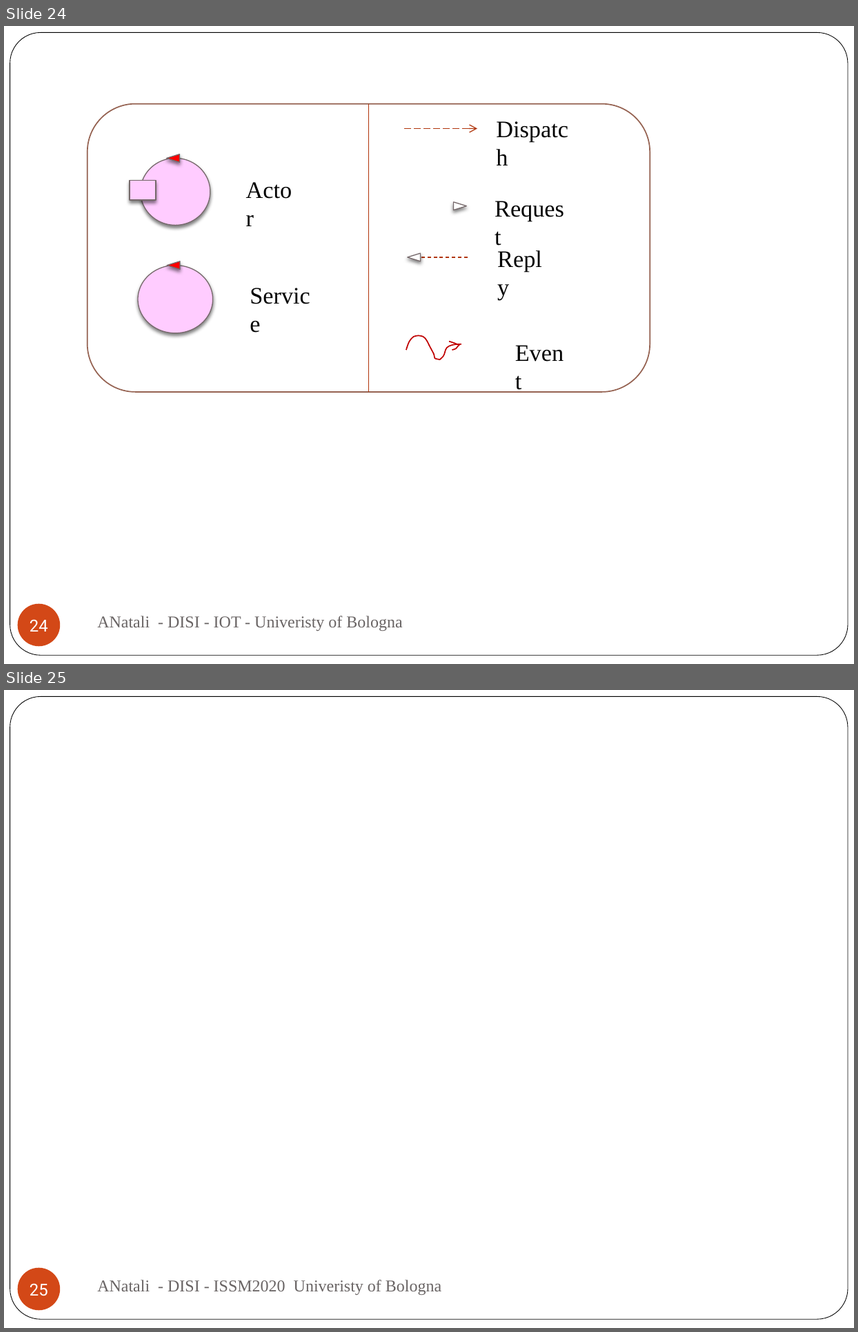
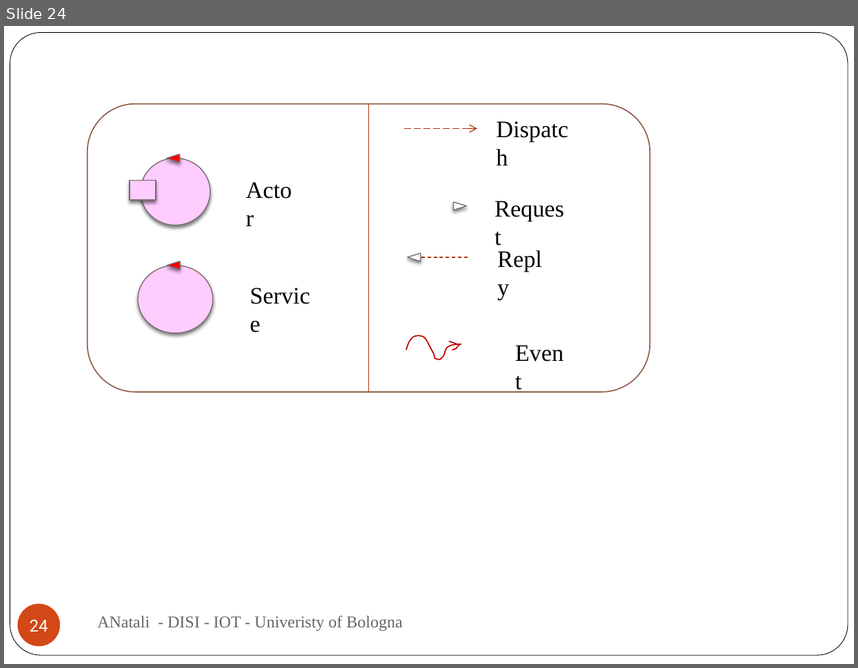
Before and after one commit to anatali/iss2020LabBo, a slide deck: it.unibo.issLabStart/userDocs/ISSM2020.pptx. Shown one above the other, each under a label of ours: slides 24 and 25 before the commit, slide 24 after it. The pictures are 858x1332 and 858x668 pixels, drawn with LibreOffice and Linux fonts; fonts in the diff are those of the drawing; background and template pictures are left out. Boxes give left, top, right and bottom in pixels: in the first picture for what was removed or moved away, otherwise in the second. Text is boxed around its words. In the diff, an @@ line names an element or a change of style, - is before the commit and + after.

```diff
--- a/it.unibo.issLabStart/userDocs/ISSM2020.pptx
+++ b/it.unibo.issLabStart/userDocs/ISSM2020.pptx
@@ slide 25 removed at [4,690,854,1328], background #FFFFFF; not listed: 1 template element that a slide beside it also shows @@
@@ page number removed at [18,1268,60,1310] @@
-25
@@ text removed at [97,1279,441,1294] @@
-ANatali - DISI - ISSM2020 Univeristy of Bologna
```
Also in this commit, not shown: 1 slide changed, 4 other files.
